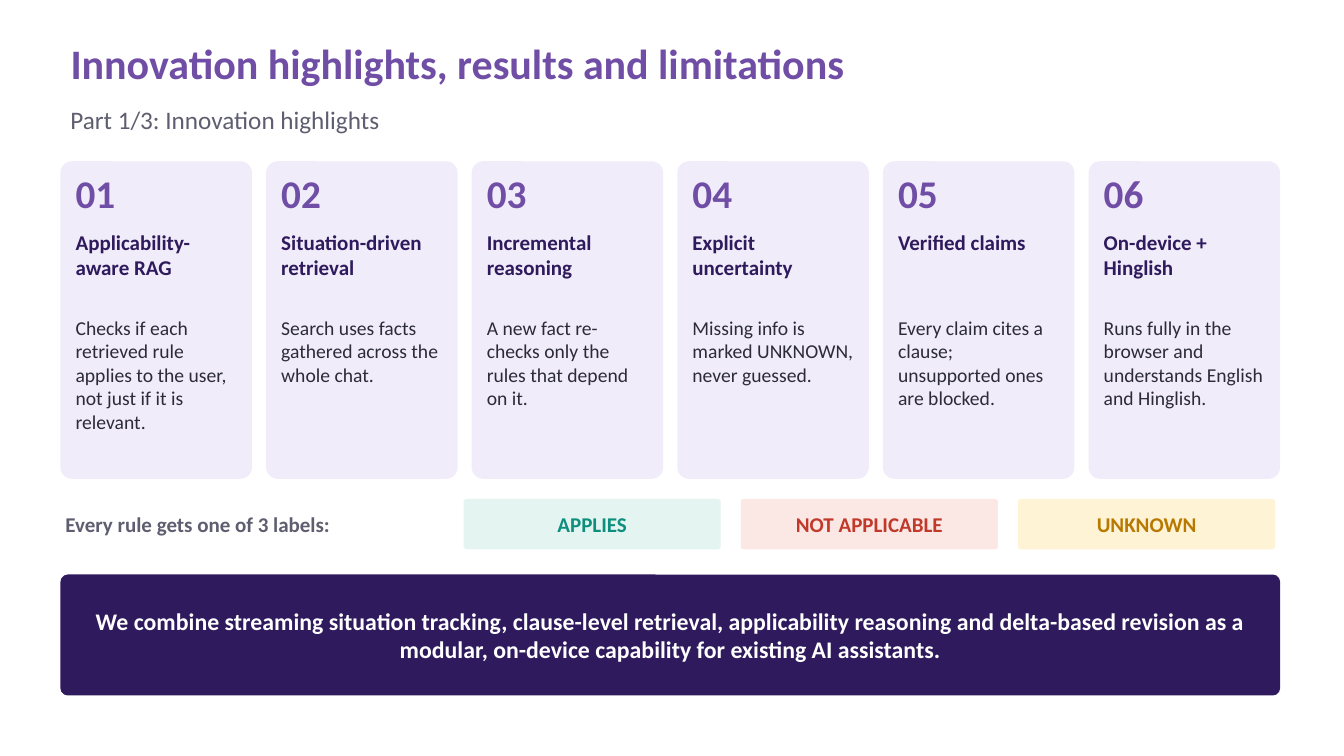
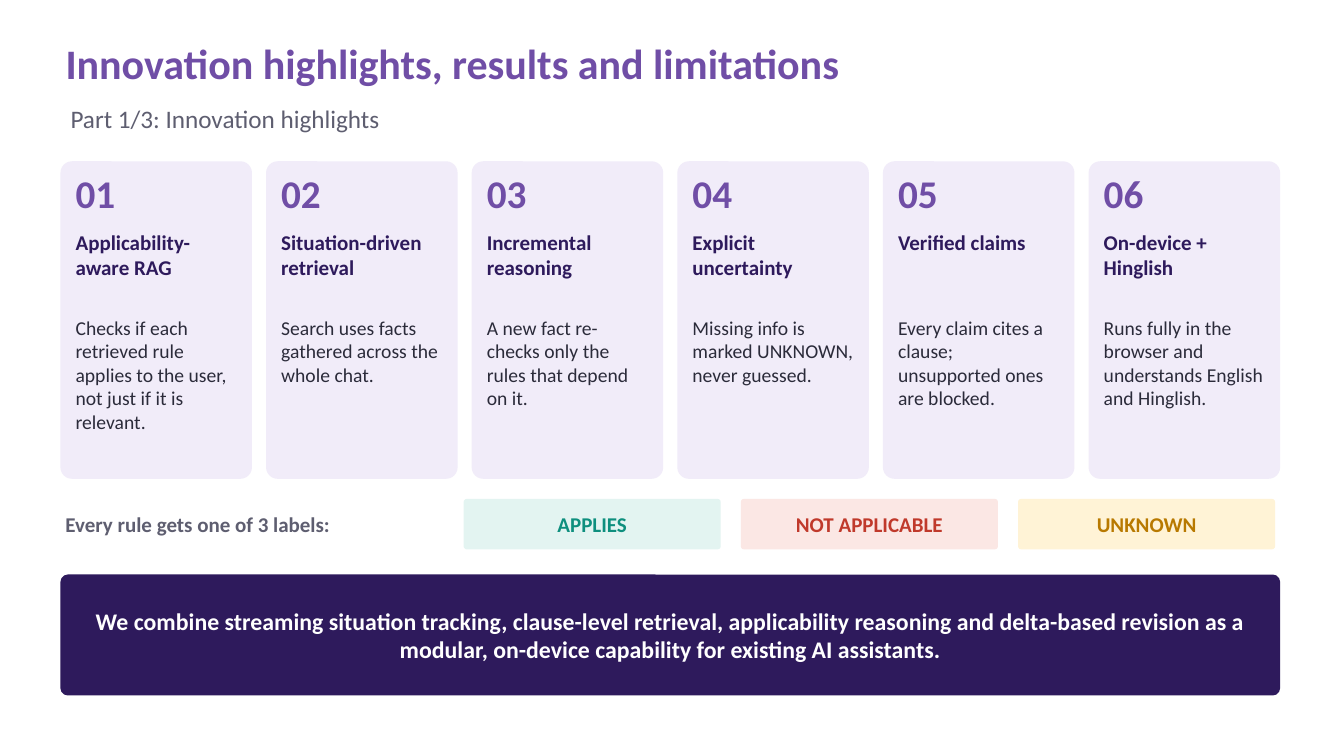
Before and after one commit to Sneha21-09/PRISM_GENAI_HACKATHON_Y2026, a slide deck: slide 9 of ClauseStream_PRISM_Submission_v2.pptx. Drawn at 1344x756 pixels with LibreOffice and Linux fonts; fonts in the diff are those of the drawing. Boxes give left, top, right and bottom in pixels: in the first picture for what was removed or moved away, otherwise in the second. Text is boxed around its words. In the diff, an @@ line names an element or a change of style, - is before the commit and + after.

```diff
--- a/ClauseStream_PRISM_Submission_v2.pptx
+++ b/ClauseStream_PRISM_Submission_v2.pptx
@@ title "Innovation highlights, results and limitations": place and size @@
-title "Innovation highlights, results and limitations" at [71,49,844,86]
+title "Innovation highlights, results and limitations" at [66,49,839,86]
```
Also in this commit, not shown: 13 other slides changed.
